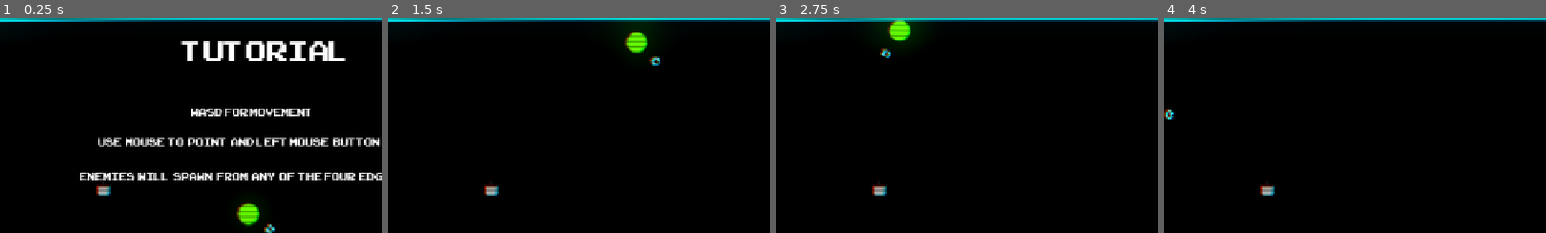
Above: before the commit, frames 1-4 (left to right).
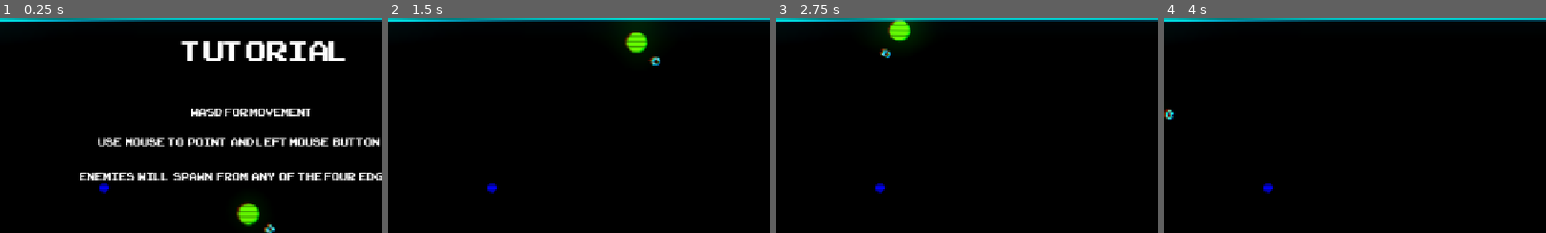
Above: after the commit, the same moments.

Repository: ktosox/GWJ80
Game: Godot game, scene res://level/test_level.tscn
Same seed, same stepped clock (60 frames per second), same inputs: the game is played once before the commit and once after it.
Inputs (mouse positions are % of the whole screen's width and height, from its top left):
- Up to frame 1 (0.25 s): no input
- Up to frame 2 (1.5 s): tap Enter (tutorial_exit) at 0.5 s; move the mouse to (45, 70) at 0.52 s; press the mouse at (45, 70) at 0.53 s; hold W (up) from 0.53 s (still down); move the mouse to (80, 65) at 1.27 s; release the mouse at (80, 65) at 1.28 s; click (80, 65) at 1.35 s
- Up to frame 3 (2.75 s): tap Space at 2 s; move the mouse to (20, 35) at 2.02 s; release W (up) at 2.03 s; press the mouse at (20, 35) at 2.03 s; hold A (left) from 2.03 s (still down)
- Up to frame 4 (4 s): move the mouse to (55, 50) at 2.77 s; release the mouse at (55, 50) at 2.78 s; click (55, 50) at 2.85 s; move the mouse to (35, 25) at 3.52 s; release A (left) at 3.53 s; press the mouse at (35, 25) at 3.53 s; hold Down (down) from 3.53 s (still down)
The pictures show only the part of the screen within x 14-64%, y 0-50%; the shares and areas given below are measured in that part.

The runs differ from the first frame. In frame 1, 0.2% of the frame differs, in the area x 25-29%, y 76-84%; in frame 2, 0.2%; in frame 3, 0.2%; in frame 4, 0.2%.

Commit message:
pick_up_type

Diff:
--- a/Game/level/test_level.tscn
+++ b/Game/level/test_level.tscn
@@ -84,7 +84,7 @@
 
 [node name="pickup" parent="." instance=ExtResource("6_xowea")]
 position = Vector2(353, 283)
-pickup_type = 3
+pickup_type = 4
 randomize_pickup = false
 
 [node name="LevelMusic" parent="." instance=ExtResource("7_kopq5")]
